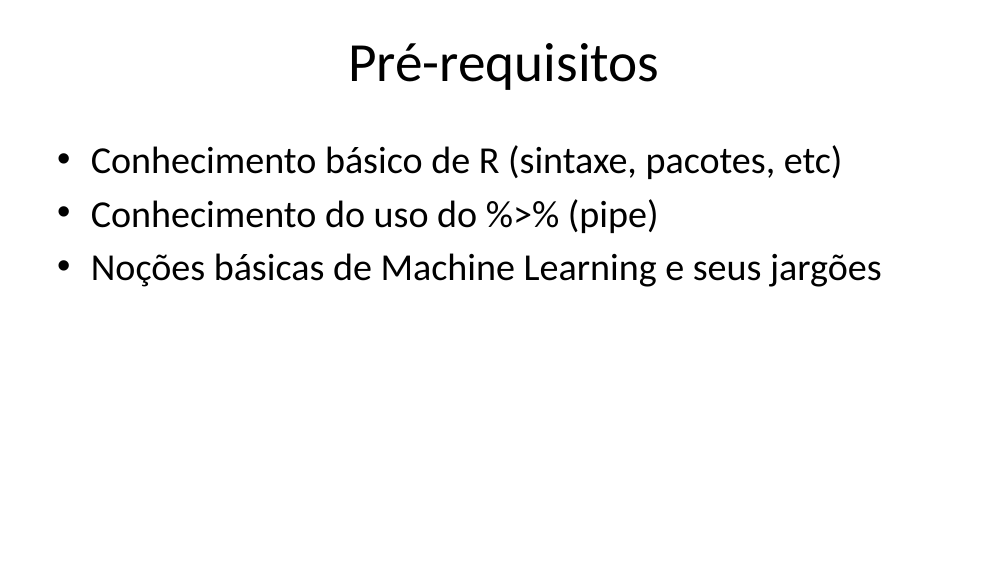
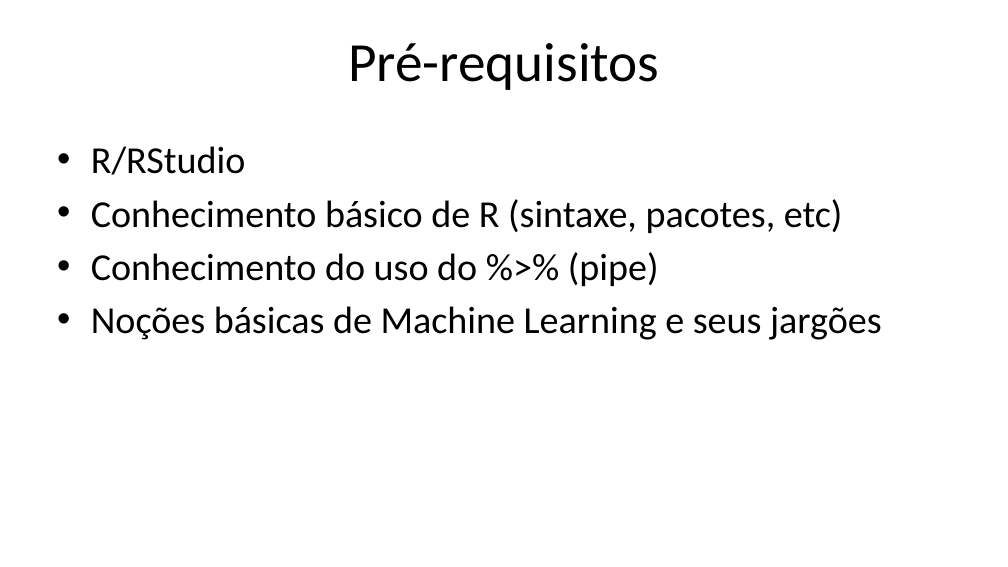
Before and after one commit to curso-r/intro-tidymodels, a slide deck: slide 5 of slides.pptx. Drawn at 1008x567 pixels with LibreOffice and Linux fonts; fonts in the diff are those of the drawing; background and template pictures are left out. Boxes give left, top, right and bottom in pixels: in the first picture for what was removed or moved away, otherwise in the second. Text is boxed around its words. In the diff, an @@ line names an element or a change of style, - is before the commit and + after.

Commit message:
ok

```diff
--- a/slides.pptx
+++ b/slides.pptx
@@ text at [91, 146, 246, 175]: paragraph added @@
+• R/RStudio
```
